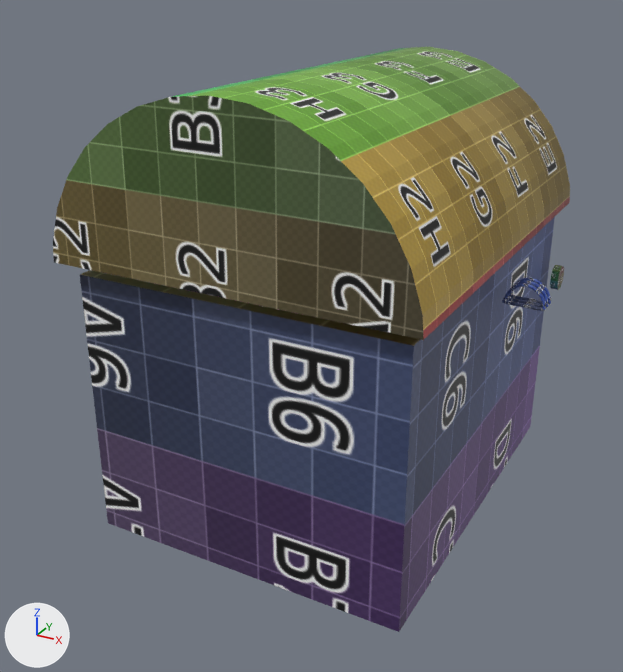
The glTF model Practicas/P3/cofre2.glb as it was, and as the next commit left it.
The view is the same before and after, from a camera (50 mm lens) standing at (2.78, -5.53, 2.94) and looking at (-0.11, -0.27, 0.31). Every picture has the same lights, and +X, +Y and +Z are marked at lower left. The picture after the commit comes second. Where no turn or scale is listed for an object, it has been applied to the vertices. Vertices at exactly the same position are counted once.

In view in the first picture: 'Caja', 'Llaveros', 'Tapadera', 'TornillosX'.
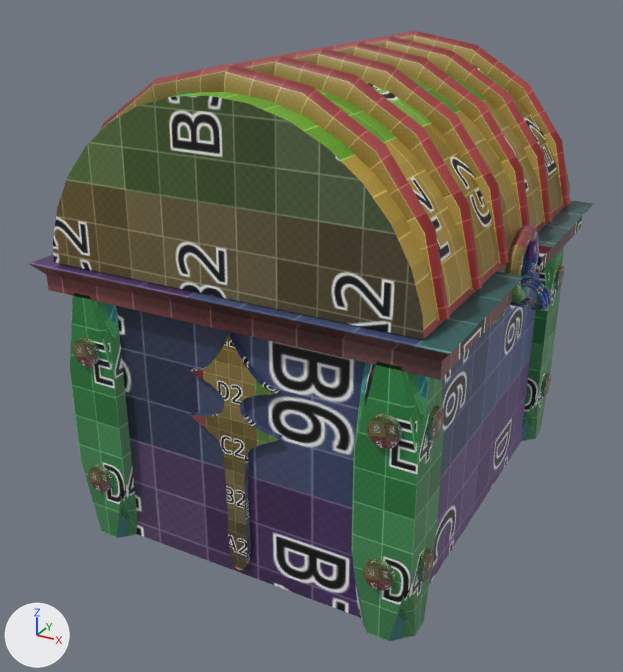
Boxes (x1, y1, x2, y2) around the edits, measured in the pictures (623 x 672 px):
'CilindroAdornoTapa', added: after (100, 31, 570, 321)
'Refuerzos', added (green): after (70, 247, 564, 642)
'MarcoSup', added: after (29, 201, 595, 380)
'AdornoFlecha', added (brown): after (188, 333, 282, 570)
'TornillosZ', reshaped (not visible before): after (73, 337, 403, 591)
'Gancho', added: after (505, 225, 539, 303)
'TornillosX', reshaped: before (550, 265, 564, 290); after (417, 265, 564, 582)
'Cerradura', added (mostly hidden): after (493, 264, 507, 324)
part 1 of me_cilindro_004, added: after (541, 374, 551, 396)
part 2 of me_cilindro_004, added: after (426, 406, 444, 441)
part 3 of me_cilindro_004, added: after (417, 549, 434, 582)
part 4 of me_cilindro_001, added: after (73, 337, 100, 367)
part 5 of me_cilindro_001, added: after (88, 465, 114, 492)
part 6 of me_cilindro_001, added: after (367, 414, 403, 449)
part 7 of me_cilindro_001, added: after (363, 559, 396, 591)

What changed in the scene script:
```text
Change me_cilindro_004:
    remove me_cilindro_004.from_pydata(...)  # 64 vertices, 124 faces; spans x -0.03..0.03, y -0.1..0.1, z -0.1..0.1
    add me_cilindro_004.from_pydata(...)  # 512 vertices, 992 faces; spans x -2.64..0.03, y -2.9..0.1, z -1.1..0.1
    me_cilindro_004 part 1: a new loose piece, a 32-sided cylinder along x spanning x -0.03..0.03, y -0.1..0.1, z -1.1..-0.9, in mat_material_005 (picture img_cerradura)
    me_cilindro_004 part 2: a new loose piece, a 32-sided cylinder along x spanning x -0.03..0.03, y -2.9..-2.7, z -0.1..0.1, in mat_material_005 (picture img_cerradura)
    me_cilindro_004 part 3: a new loose piece, a 32-sided cylinder along x spanning x -0.03..0.03, y -2.9..-2.7, z -1.1..-0.9, in mat_material_005 (picture img_cerradura)
    other edits to the shape of me_cilindro_004 do not show in these pictures
Change me_cilindro_001:
    remove me_cilindro_001.from_pydata(...)  # 64 vertices, 124 faces; spans x -0.1..0.1, y -0.03..0.03, z -0.1..0.1
    add me_cilindro_001.from_pydata(...)  # 512 vertices, 992 faces; spans x -0.1..2.3, y -3.24..0.03, z -1.1..0.1
    me_cilindro_001 part 4: a new loose piece, a 32-sided cylinder along y spanning x -0.1..0.1, y -3.24..-3.18, z -0.1..0.1, in mat_material_007 (picture img_cerradura)
    me_cilindro_001 part 5: a new loose piece, a 32-sided cylinder along y spanning x -0.1..0.1, y -3.24..-3.18, z -1.1..-0.9, in mat_material_007 (picture img_cerradura)
    me_cilindro_001 part 6: a new loose piece, a 32-sided cylinder along y spanning x 2.1..2.3, y -3.24..-3.18, z -0.1..0.1, in mat_material_007 (picture img_cerradura)
    me_cilindro_001 part 7: a new loose piece, a 32-sided cylinder along y spanning x 2.1..2.3, y -3.24..-3.18, z -1.1..-0.9, in mat_material_007 (picture img_cerradura)
    other edits to the shape of me_cilindro_001 do not show in these pictures
Add ob_gancho:
    ob_gancho = bpy.data.objects.new('Gancho', me_toroide)  # a torus around x (ring radius 0.211, tube radius 0.053) spanning x -0.052..0.052, y -0.264..0.264, z -0.264..0.264; in mat_material_010 (picture img_cerradura)
    ob_gancho.location = (1.355, 0.014, 1.038)
Add ob_cilindroadornotapa:
    ob_cilindroadornotapa = bpy.data.objects.new('CilindroAdornoTapa', me_cilindro_007)  # 13824 vertices, 27624 faces; spans x -1.36..1.35, y -2.91..-0.03, z -4.13..-2.81; in mat_material_004 (picture img_cerradura)
    ob_cilindroadornotapa.location = (-0.018, 1.485, 5.208)
Add ob_refuerzos:
    ob_refuerzos = bpy.data.objects.new('Refuerzos', me_cubo)  # 1184 vertices, 2352 faces; spans x -2.4..0.2, y -3.0..0.2, z -0.96..0.96; in mat_material_002 (picture img_cerradura)
    ob_refuerzos.location = (1.1, 1.4, -0.05)
Add ob_marcosup:
    ob_marcosup = bpy.data.objects.new('MarcoSup', me_cubo_001)  # 34 vertices, 68 faces; spans x -1.47..1.47, y -1.68..1.68, z -0.06..0.14; in mat_material_006 (picture img_cerradura)
    ob_marcosup.location = (0.0, 0.0, 0.94)
Add ob_cerradura:
    ob_cerradura = bpy.data.objects.new('Cerradura', me_cilindro_003)  # a 32-sided cylinder along x spanning x -0.04..0.04, y -0.3..0.3, z -0.3..0.3; in mat_material_001 (picture img_cerradura)
    ob_cerradura.location = (1.2, 0.0, 0.9)
Add ob_adornoflecha:
    ob_adornoflecha = bpy.data.objects.new('AdornoFlecha', me_curva_bezier_002)  # 576 vertices, 1144 faces; spans x -0.34..0.34, y -3.41..-0.33, z -1.46..0.31; in mat_material_003 (picture img_cerradura)
    ob_adornoflecha.location = (0.016, 1.867, 0.515)
```
